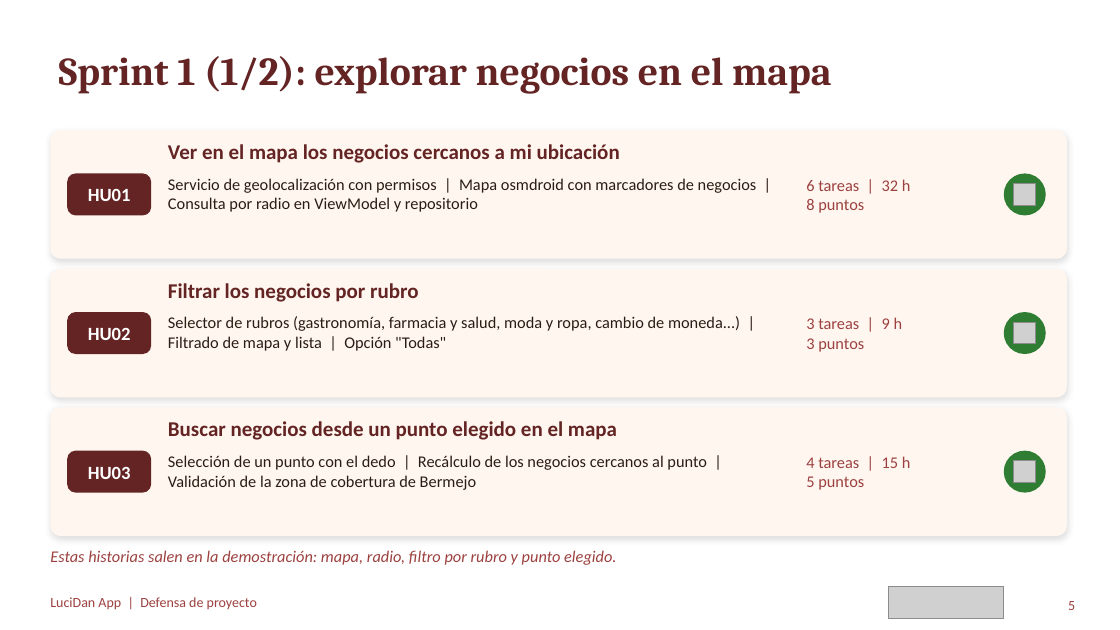
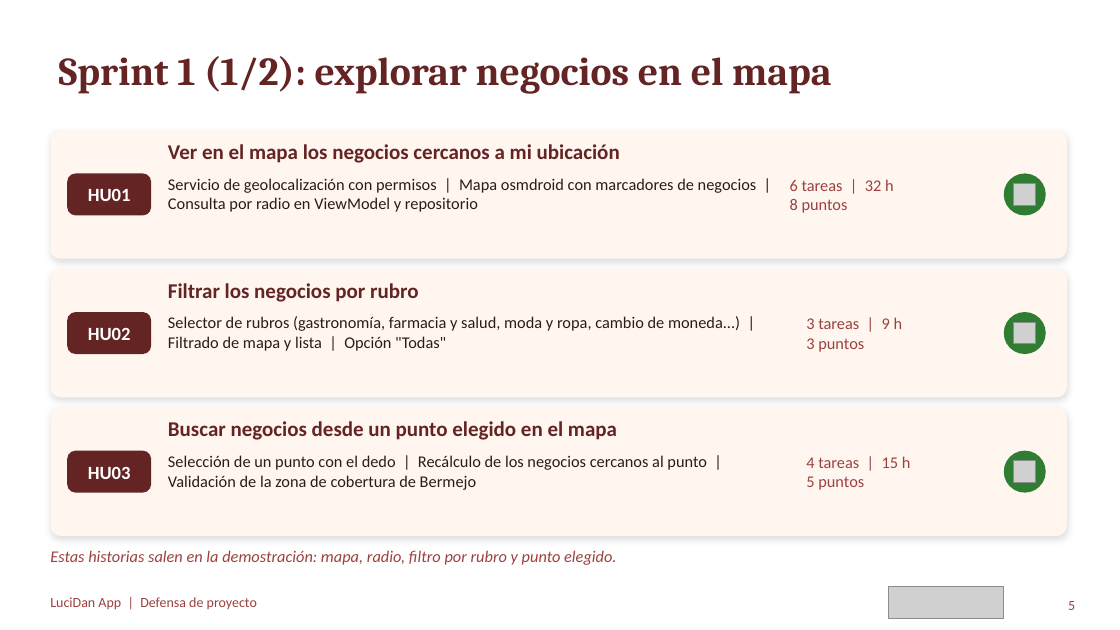
Before and after one commit to chelingo1994/LuciDan, a slide deck: slide 5 of docs/17_Presentacion_Defensa_LuciDan_v2.pptx. Drawn at 1120x630 pixels with LibreOffice and Linux fonts; fonts in the diff are those of the drawing; grey boxes stand for pictures. Boxes give left, top, right and bottom in pixels: in the first picture for what was removed or moved away, otherwise in the second. Text is boxed around its words. In the diff, an @@ line names an element or a change of style, - is before the commit and + after.

```diff
--- a/docs/17_Presentacion_Defensa_LuciDan_v2.pptx
+++ b/docs/17_Presentacion_Defensa_LuciDan_v2.pptx
@@ text "6 tareas | 32 h": place and size @@
-text "6 tareas | 32 h" at [806,179,911,213]
+text "6 tareas | 32 h" at [790,179,894,213]
```
Also in this commit, not shown: 4 other slides changed.
